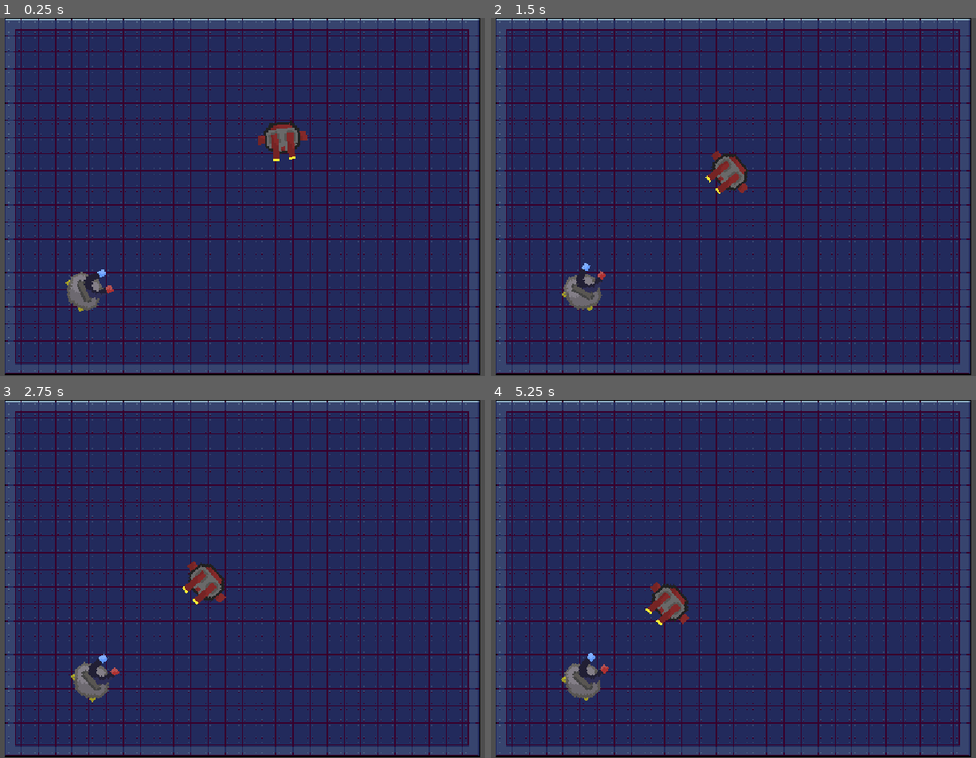
Above: before the commit, frames 1-4 (two rows, left to right).
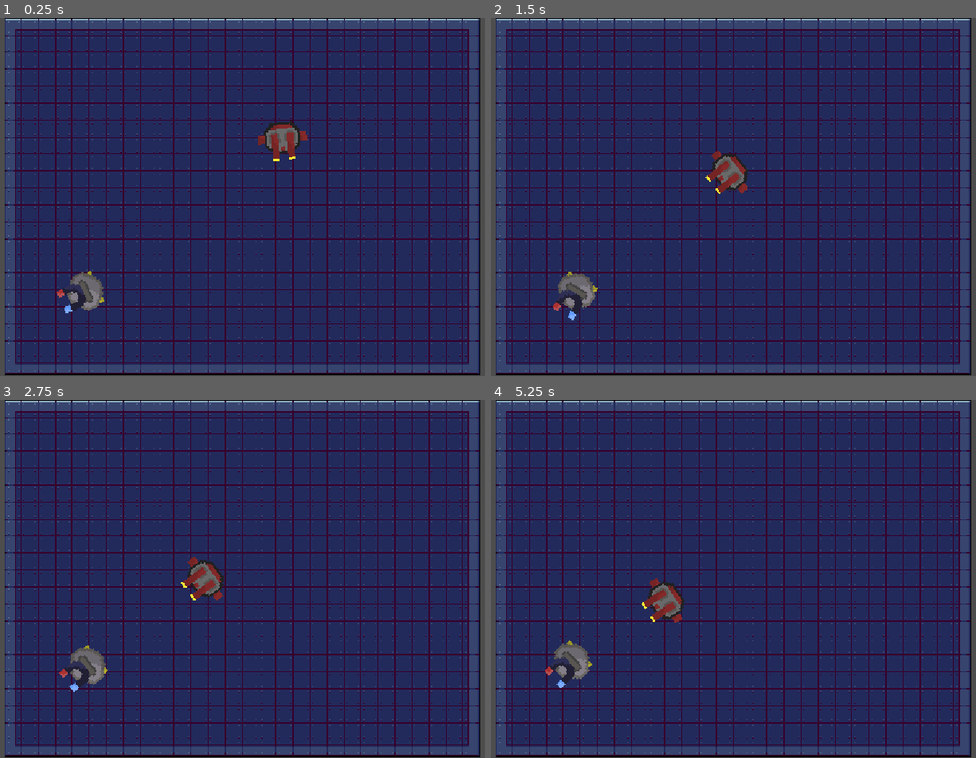
Above: after the commit, the same moments.

Repository: FazalThe/magslam
Game: Godot game, scene res://main.tscn
Same seed, same stepped clock (60 frames per second), same inputs: the game is played once before the commit and once after it.
Inputs (mouse positions are in pixels of both pictures, inside the frame that each line leads up to):
- Up to frame 1 (0.25 s): no input
- Up to frame 2 (1.5 s): move the mouse to (869, 179) at 0.52 s; tap A (A) at 0.6 s; tap D (D) at 0.8, 1.35 s; move the mouse to (602, 214) at 1.27 s
- Up to frame 3 (2.75 s): tap S (S) at 1.55, 2.1 s; move the mouse to (300, 500) at 2.02 s; tap W (W) at 2.3 s
- Up to frame 4 (5.25 s): move the mouse to (694, 650) at 2.77 s; tap W (W) at 2.85 s; tap A (A) at 3.05, 3.6 s; move the mouse to (917, 632) at 3.52 s; tap D (D) at 3.8, 4.35 s; move the mouse to (539, 525) at 4.27 s; tap S (S) at 4.55 s; move the mouse to (762, 579) at 5.02 s; press the mouse at (762, 579) at 5.03 s

The runs differ from the first frame. In frame 1, 0.5% of the frame differs, in the area x 11-24%, y 70-83%; in frame 2, 0.7%; in frame 3, 1.4%; in frame 4, 1.7%, in the area x 11-41%, y 49-84%.

Commit message:
new 2 axis move, magnet faces backward

Diff:
--- a/attract_area.gd
+++ b/attract_area.gd
@@ -1,6 +1,6 @@
 extends Area2D
 
-@onready var parent: CharacterBody2D = $".."
+@onready var parent: CharacterBody2D = $"../.."
 
 
 const forcePwr = 300
--- a/player.gd
+++ b/player.gd
@@ -1,9 +1,10 @@
 extends CharacterBody2D
 
-@onready var sprite: Sprite2D = $Sprite2D
+@onready var sprite: Sprite2D = $Node2D/Sprite2D
 
 const SPEED = 200.0
-
+var directionX = 0
+var directionY = 0
 
 func _physics_process(delta: float) -> void:
 
@@ -11,20 +12,17 @@
 	var mouse_angle = global_position.angle_to_point(get_global_mouse_position())
 	rotation = lerp_angle(rotation, mouse_angle, 6*delta)
 
+	var dirAngle = sprite.global_rotation
+	# Get the input direction and handle the movement/deceleration.
+	directionX = Input.get_axis("A", "D")
+	directionY = Input.get_axis("W", "S")
+	velocity.x = -directionY * sin(dirAngle) * SPEED
+	velocity.y = directionY * cos(dirAngle) * SPEED
 
-	# Get the input direction and handle the movement/deceleration.
-	var directionX := Input.get_axis("A", "D")
-	var directionY := Input.get_axis("W", "S")
-
-	if directionX:
-		velocity.x = directionX * SPEED
-	else:
-		velocity.x = move_toward(velocity.x, 0, SPEED)
-
-	if directionY:
-		velocity.y = directionY * SPEED
-	else:
-		velocity.y = move_toward(velocity.y, 0, SPEED)
 	#attraction
 
 	move_and_slide()
+
+func direction(angle):
+	var dir = Vector2(cos(angle),sin(angle))
+	return(dir)
--- a/player.tscn
+++ b/player.tscn
@@ -11,30 +11,33 @@
 [node name="CharacterBody2D" type="CharacterBody2D"]
 script = ExtResource("1_onrkg")
 
-[node name="Sprite2D" type="Sprite2D" parent="."]
+[node name="Node2D" type="Node2D" parent="."]
+rotation = 3.1415927
+
+[node name="Sprite2D" type="Sprite2D" parent="Node2D"]
 position = Vector2(11, -1)
 rotation = 1.5707964
 scale = Vector2(8.45, 8.45)
 texture = ExtResource("1_4flbx")
 
-[node name="CollisionShape2D" type="CollisionShape2D" parent="."]
-position = Vector2(0.17499542, -0.375)
-shape = SubResource("CircleShape2D_4flbx")
-
-[node name="RepelArea" type="Area2D" parent="."]
+[node name="RepelArea" type="Area2D" parent="Node2D"]
 collision_layer = 0
 collision_mask = 2
 script = ExtResource("3_i3pqv")
 
-[node name="CollisionPolygon2D" type="CollisionPolygon2D" parent="RepelArea"]
+[node name="CollisionPolygon2D" type="CollisionPolygon2D" parent="Node2D/RepelArea"]
 scale = Vector2(2.36, 2.36)
 polygon = PackedVector2Array(200, -105, 228, 0, 200, 105, 0, 0)
 
-[node name="AttractArea" type="Area2D" parent="."]
+[node name="AttractArea" type="Area2D" parent="Node2D"]
 collision_layer = 0
 collision_mask = 2
 script = ExtResource("4_hqtel")
 
-[node name="CollisionPolygon2D" type="CollisionPolygon2D" parent="AttractArea"]
+[node name="CollisionPolygon2D" type="CollisionPolygon2D" parent="Node2D/AttractArea"]
 scale = Vector2(1.57, 5.211)
 polygon = PackedVector2Array(500, -105, 600, 0, 501, 105, 0, 0)
+
+[node name="CollisionShape2D" type="CollisionShape2D" parent="."]
+position = Vector2(0.17499542, -0.375)
+shape = SubResource("CircleShape2D_4flbx")
